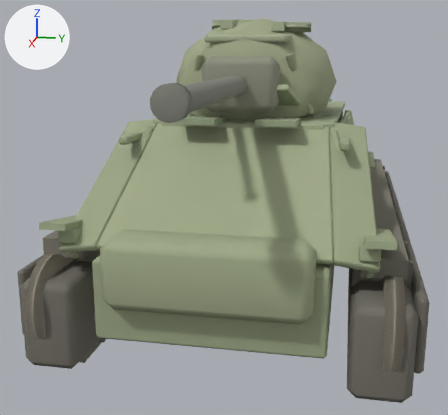
A saved change to the Blender file assets/authored/authored_sherman_boxmodel_v1/authored_sherman_boxmodel_v1.blend.
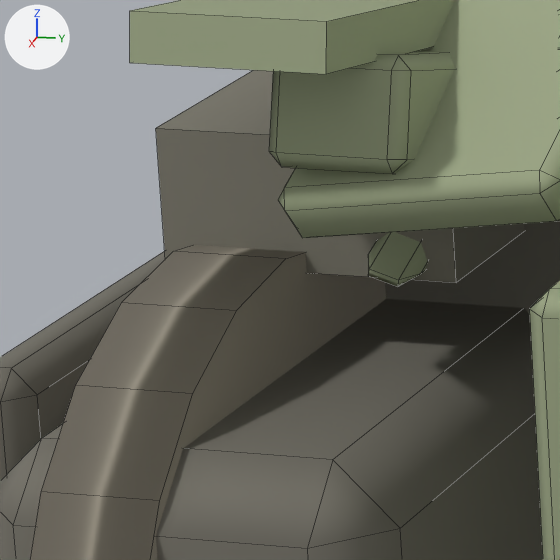
The first picture shows the older version from a camera (50 mm lens) standing at (4.38, 0.63, 1.08) and looking at (0.32, -0.18, 0.06). The close-ups show the older and then the newer version on the part from 5% to 21% of the width and 53% to 71% of the height of that picture. Only the edits that show in the close-ups are written down. The axes (+X, +Y, +Z) are drawn at upper left. The lights are the same throughout. The close-ups show mesh edges as thin lines.

Names of what the first close-up shows: 'hull_lower_tub__hull_left', 'left_flush_glacis_shoulder__hull_left', 'left_front_fender__hull_left', 'left_front_sprocket__bogie_side', 'left_low_front_track_cheek__hull_left', 'left_outer_track_skirt__track_outer', 'left_sloped_sponson__hull_left', 'left_track_cleat_1.30__track_outer', 'left_track_motion', 'left_track_top_inner__track_inner_top_bottom'.
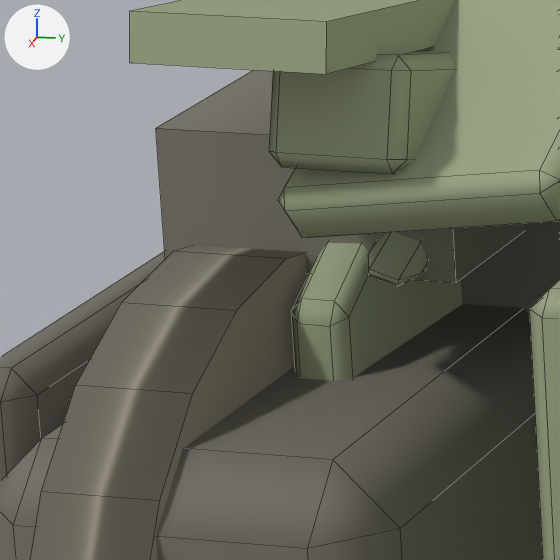
What differs and where, as boxes (x1, y1, x2, y2) in the close-ups (560 x 560 px):
'left_vertical_shoulder_gap_web__hull_left', added: after (291, 243, 462, 381)

Patch to the scene script:
```diff
--- a/assets/authored/authored_sherman_boxmodel_v1/authored_sherman_boxmodel_v1.blend.py
+++ b/assets/authored/authored_sherman_boxmodel_v1/authored_sherman_boxmodel_v1.blend.py
@@ me_left_vertical_shoulder_gap_web__hull_left_mesh @@
+me_left_vertical_shoulder_gap_web__hull_left_mesh.from_pydata([(1.5, -0.805, 0.02), (0.76, -0.765, 0.52), (0.78, -0.765, 0.12), (1.5, -0.805, -0.18)], [], [(0, 1, 2, 3)])
+me_left_vertical_shoulder_gap_web__hull_left_mesh.materials.append(mat_hull_left)  # greyish green #9ea886
@@ ob_left_vertical_shoulder_gap_web__hull_left @@
+ob_left_vertical_shoulder_gap_web__hull_left = bpy.data.objects.new('left_vertical_shoulder_gap_web__hull_left', me_left_vertical_shoulder_gap_web__hull_left_mesh)
+ob_left_vertical_shoulder_gap_web__hull_left.parent = ob_hull_root
+ob_left_vertical_shoulder_gap_web__hull_left.location = (0.0, 0.0, 0.0)
+_m = ob_left_vertical_shoulder_gap_web__hull_left.modifiers.new('armor_plate_thickness', 'SOLIDIFY')
+_m.thickness = 0.045
+_m.offset = 0.0
+_m = ob_left_vertical_shoulder_gap_web__hull_left.modifiers.new('welded_plate_edge_softener', 'BEVEL')
+_m.width = 0.0099
+_m.width_pct = 0.0099
+_m = ob_left_vertical_shoulder_gap_web__hull_left.modifiers.new('weighted_plate_normals', 'WEIGHTED_NORMAL')
```
